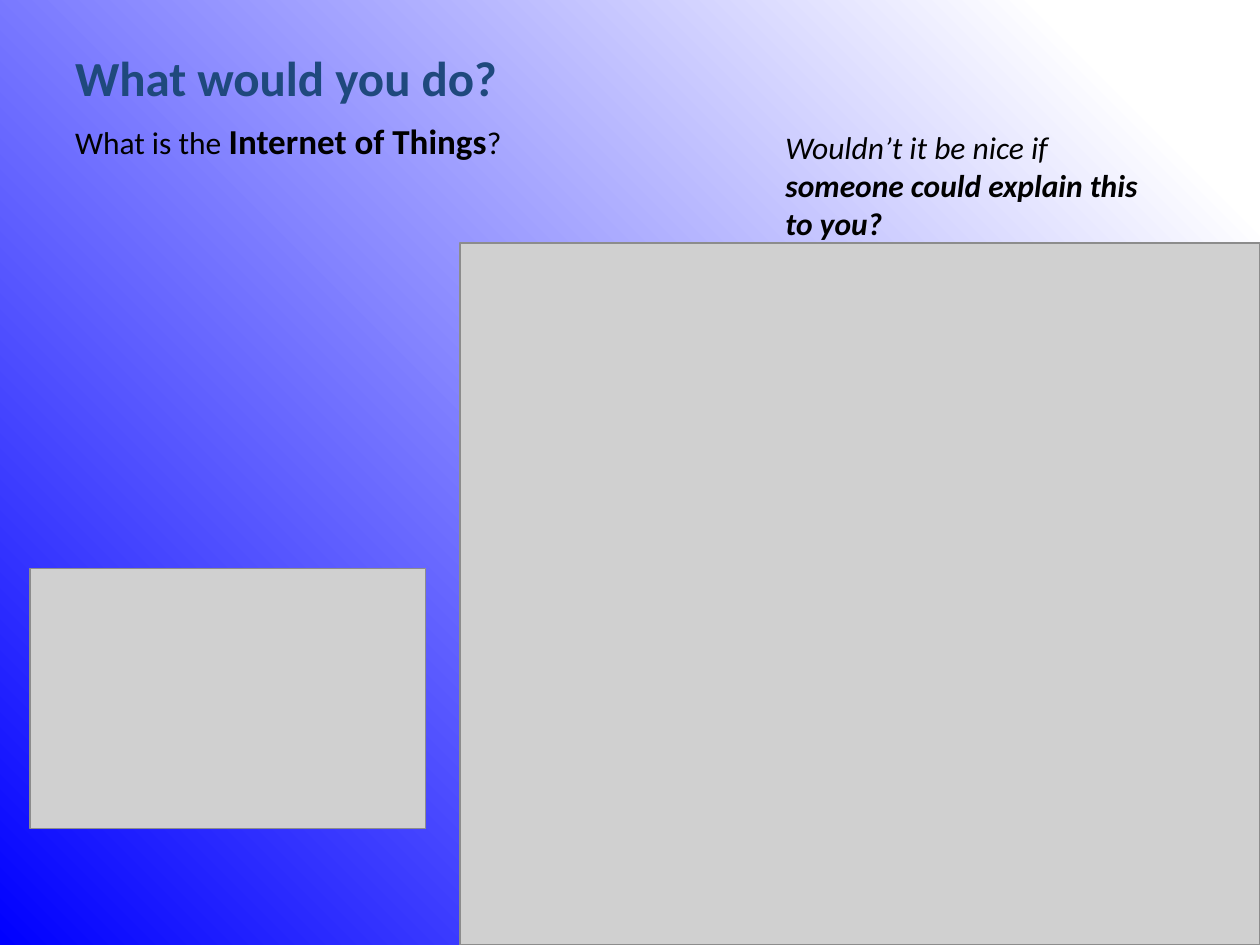
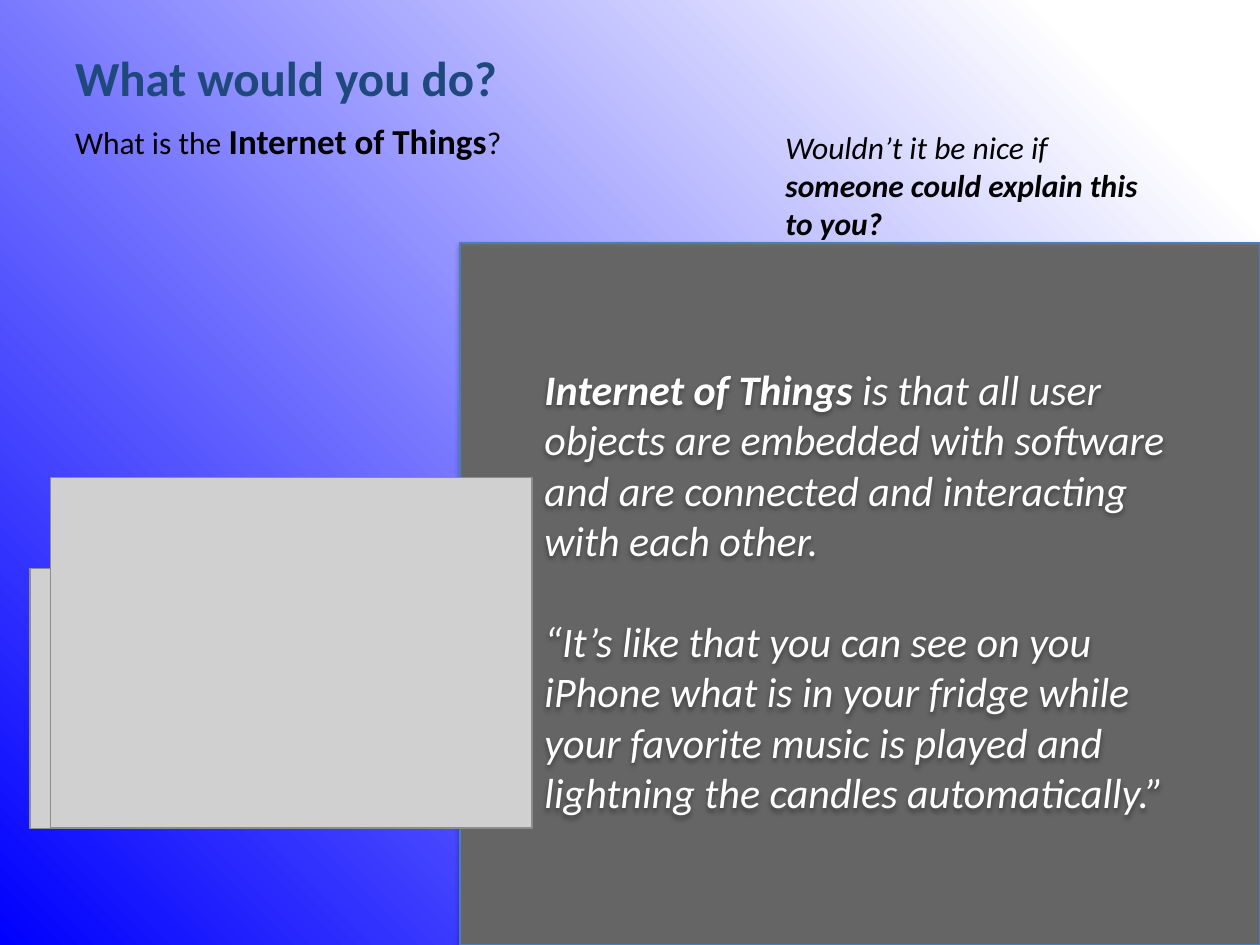
Before and after one commit to rubenverboon/skiir, a slide deck: slide 7 of Presentation/Final_presentation_group_002.pptx. Drawn at 1260x945 pixels with LibreOffice and Linux fonts; fonts in the diff are those of the drawing; grey boxes stand for pictures. Boxes give left, top, right and bottom in pixels: in the first picture for what was removed or moved away, otherwise in the second. Text is boxed around its words. In the diff, an @@ line names an element or a change of style, - is before the commit and + after.

```diff
--- a/Presentation/Final_presentation_group_002.pptx
+++ b/Presentation/Final_presentation_group_002.pptx
@@ rectangle added at (x1=460, y1=243, x2=1260, y2=945), fill #595959 at 80% opacity, outline #4B7EBC 0.75 pt @@
@@ text added at (x1=544, y1=375, x2=1165, y2=815), 24 pt, text #FFFFFF, italic @@
+Internet of Things is that all user objects are embedded with software and are connected and interacting with each other.
+“It’s like that you can see on you iPhone what is in your fridge while your favorite music is played and lightning the candles automatically.”
@@ picture added at (x1=50, y1=478, x2=532, y2=828) @@
```
Also in this commit, not shown: 7 other slides changed, 15 slides added, 1 slide removed.
